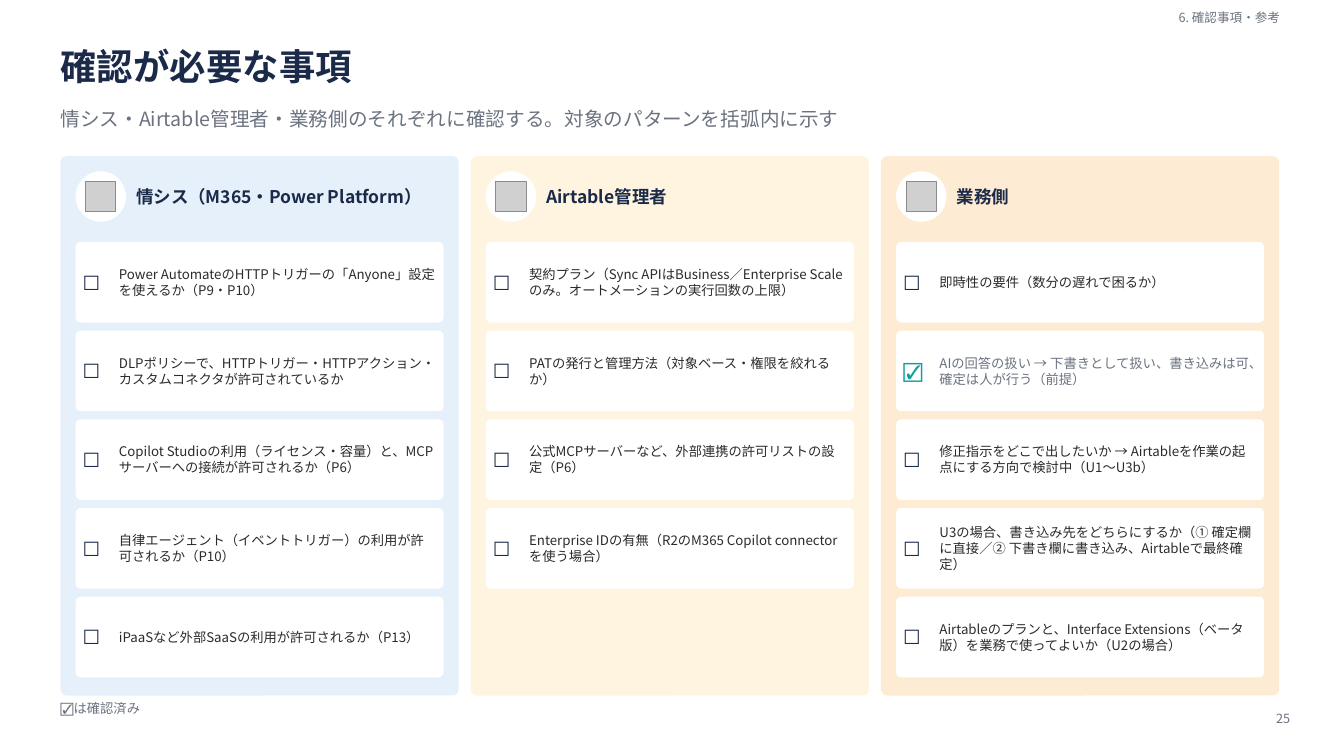
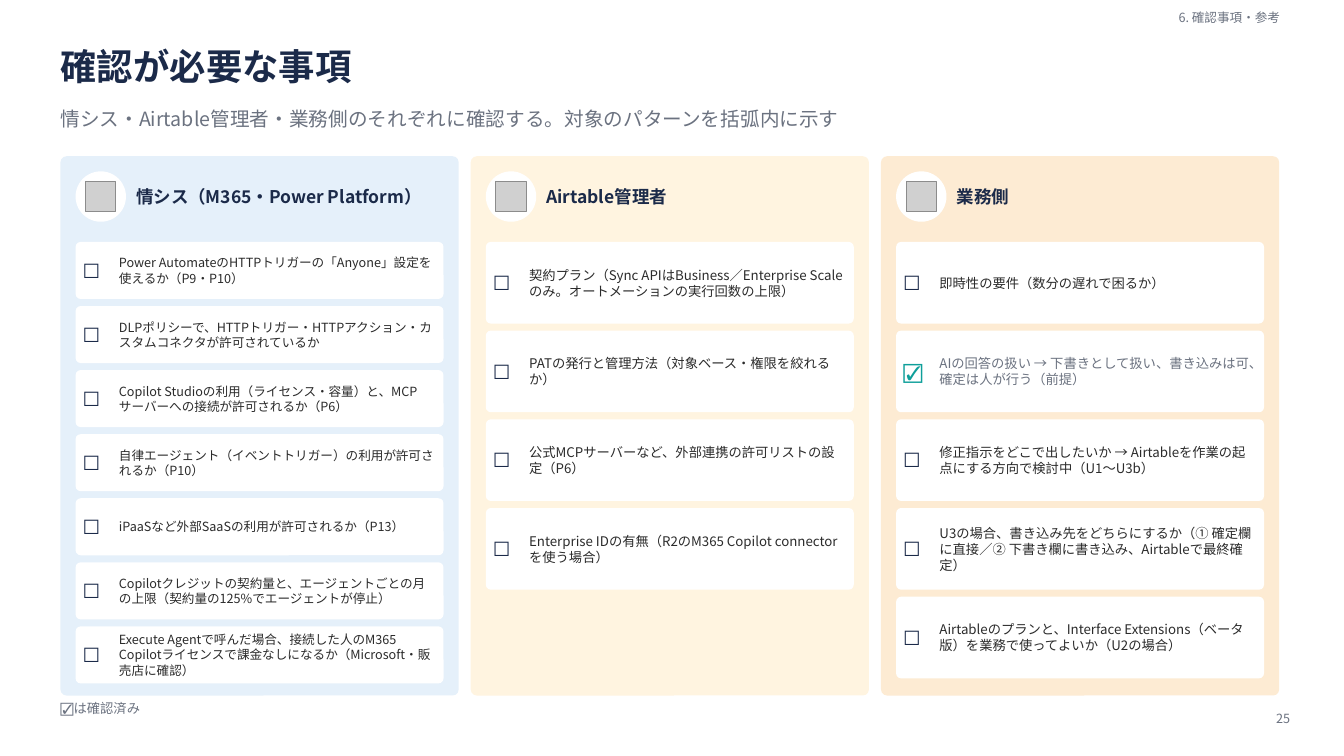
Before and after one commit to audeoinc/share, a slide deck: slide 25 of agent/docs/Airtable×Copilotエージェント連携方式の調査.pptx. Drawn at 1344x756 pixels with LibreOffice and Linux fonts; fonts in the diff are those of the drawing; grey boxes stand for pictures. Boxes give left, top, right and bottom in pixels: in the first picture for what was removed or moved away, otherwise in the second. Text is boxed around its words. In the diff, an @@ line names an element or a change of style, - is before the commit and + after.

Commit message:
Update presentation files: replace existing Airtable Copilot PPTX and add new AI utilization options PPTX

```diff
--- a/agent/docs/Airtable×Copilotエージェント連携方式の調査.pptx
+++ b/agent/docs/Airtable×Copilotエージェント連携方式の調査.pptx
@@ rounded rectangle: place and size @@
-rounded rectangle at [76, 242, 444, 323]
+rounded rectangle at [76, 242, 444, 299]
@@ text "☐" rewrapped from [83, 242, 118, 323] to [83, 242, 118, 299] @@
@@ rounded rectangle added at [76, 307, 444, 364], fill #FFFFFF @@
@@ text added at [83, 307, 118, 364], 14 pt, text #1B2A49 @@
+☐
@@ text "DLPポリシーで、HTTPトリガー・HTTPアクション・カスタムコネクタが許可されているか": place and size @@
-text "DLPポリシーで、HTTPトリガー・HTTPアクション・カスタムコネクタが許可されているか" at [119, 357, 435, 385]
+text "DLPポリシーで、HTTPトリガー・HTTPアクション・カスタムコネクタが許可されているか" at [119, 321, 432, 348]
@@ proportions changed in 5 elements at [76, 435, 444, 492], [76, 242, 444, 299], [76, 626, 444, 684], [76, 498, 444, 556], [76, 370, 444, 427] @@
@@ rounded rectangle: place and size @@
-rounded rectangle at [76, 331, 444, 411]
+rounded rectangle at [76, 370, 444, 427]
@@ text "☐" rewrapped from [83, 331, 118, 411] to [83, 370, 118, 427] @@
@@ text "Copilot Studioの利用（ライセンス・容量）と、MCPサーバーへの接続が許可されるか（P6）": place and size @@
-text "Copilot Studioの利用（ライセンス・容量）と、MCPサーバーへの接続が許可されるか（P6）" at [119, 444, 433, 473]
+text "Copilot Studioの利用（ライセンス・容量）と、MCPサーバーへの接続が許可されるか（P6）" at [119, 385, 417, 412]
@@ rounded rectangle: place and size @@
-rounded rectangle at [76, 419, 444, 500]
+rounded rectangle at [76, 435, 444, 492]
@@ text "☐" rewrapped from [83, 419, 118, 500] to [83, 435, 118, 492] @@
@@ text "自律エージェント（イベントトリガー）の利用が許可されるか（P10）": place and size @@
-text "自律エージェント（イベントトリガー）の利用が許可されるか（P10）" at [119, 533, 424, 562]
+text "自律エージェント（イベントトリガー）の利用が許可されるか（P10）" at [119, 449, 434, 476]
@@ rounded rectangle: place and size @@
-rounded rectangle at [76, 508, 444, 589]
+rounded rectangle at [76, 498, 444, 556]
@@ text "☐" rewrapped from [83, 508, 118, 589] to [83, 498, 118, 556] @@
@@ size 9.5 to 9 pt in 5 elements at [119, 256, 432, 284], [119, 321, 432, 348], [119, 385, 417, 412], [119, 449, 434, 476], [119, 520, 404, 532] @@
@@ text "iPaaSなど外部SaaSの利用が許可されるか（P13）": place and size @@
-text "iPaaSなど外部SaaSの利用が許可されるか（P13）" at [119, 631, 420, 643]
+text "iPaaSなど外部SaaSの利用が許可されるか（P13）" at [119, 520, 404, 532]
@@ rounded rectangle added at [76, 563, 444, 620], fill #FFFFFF @@
@@ text added at [83, 563, 118, 620], 14 pt, text #1B2A49 @@
+☐
@@ text added at [119, 577, 425, 604], 9 pt, text #2B2B2B @@
+Copilotクレジットの契約量と、エージェントごとの月の上限（契約量の125%でエージェントが停止）
@@ rounded rectangle: place and size @@
-rounded rectangle at [76, 597, 444, 678]
+rounded rectangle at [76, 626, 444, 684]
@@ text "☐" rewrapped from [83, 597, 118, 678] to [83, 626, 118, 684] @@
@@ text added at [119, 633, 430, 676], 9 pt, text #2B2B2B @@
+Execute Agentで呼んだ場合、接続した人のM365 Copilotライセンスで課金なしになるか（Microsoft・販売店に確認）
```
Also in this commit, not shown: 13 other slides changed, 2 other files.
